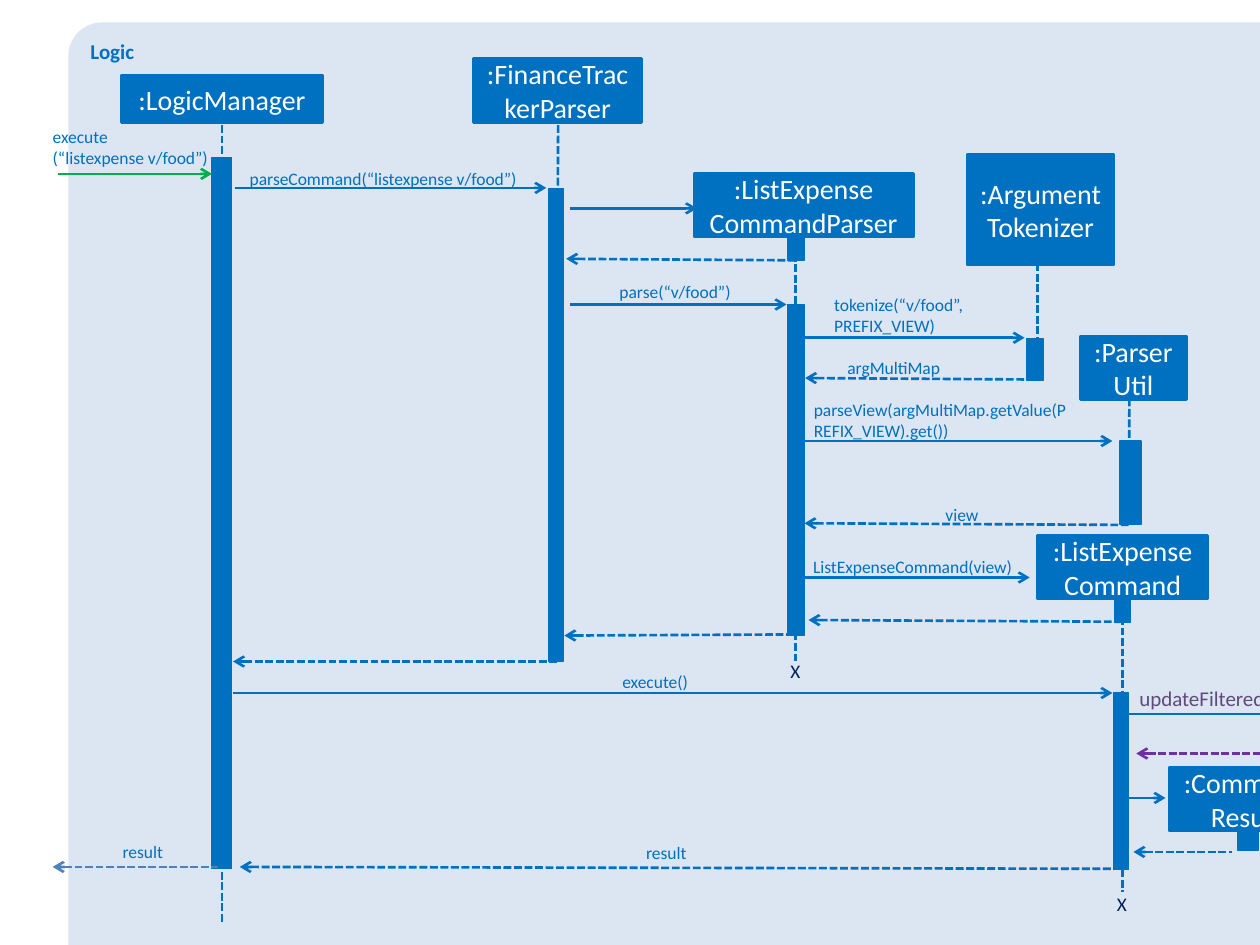
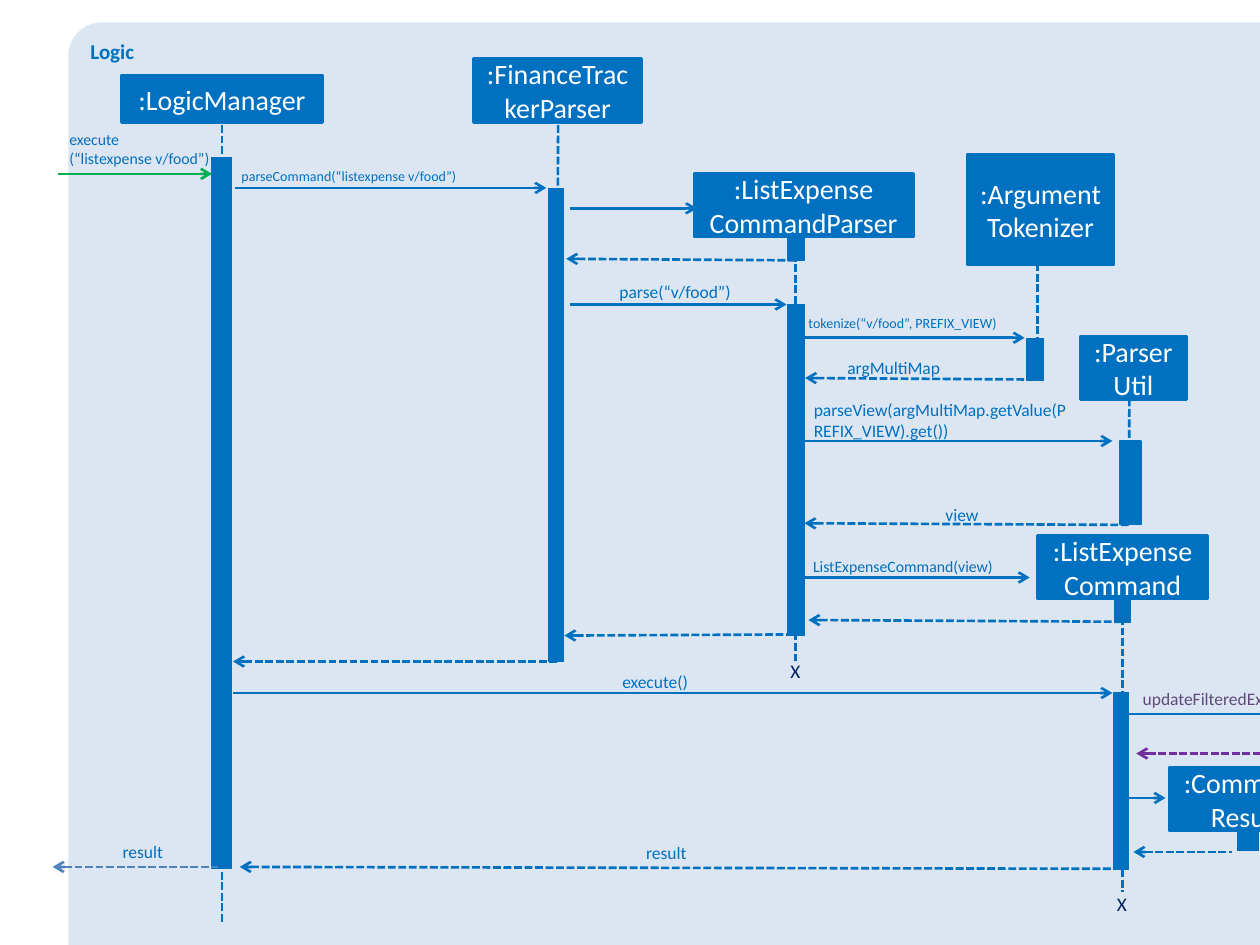
Before and after one commit to zht96830/main, a slide deck: slide 1 of docs/diagrams/ListExpenseSequenceDiagram.pptx. Drawn at 1260x945 pixels with LibreOffice and Linux fonts; fonts in the diff are those of the drawing. Boxes give left, top, right and bottom in pixels: in the first picture for what was removed or moved away, otherwise in the second. Text is boxed around its words. In the diff, an @@ line names an element or a change of style, - is before the commit and + after.

Commit message:
Update ListExpenseSequenceDiagram

```diff
--- a/docs/diagrams/ListExpenseSequenceDiagram.pptx
+++ b/docs/diagrams/ListExpenseSequenceDiagram.pptx
@@ text "execute" at (69, 135, 209, 169): size 10 to 9 pt @@
@@ text "execute": place and size @@
-text "execute" at (53, 132, 208, 169)
+text "execute" at (69, 135, 209, 169)
@@ text "parseCommand(“listexpense v/food”)": place and size @@
-text "parseCommand(“listexpense v/food”)" at (250, 172, 517, 189)
+text "parseCommand(“listexpense v/food”)" at (241, 171, 456, 184)
@@ text "parseCommand(“listexpense v/food”)" at (241, 171, 456, 184): size 10 to 8 pt @@
@@ text "tokenize(“v/food”, PREFIX_VIEW)" at (808, 318, 996, 330): size 10 to 8 pt @@
@@ text "tokenize(“v/food”, PREFIX_VIEW)": place and size @@
-text "tokenize(“v/food”, PREFIX_VIEW)" at (834, 298, 963, 335)
+text "tokenize(“v/food”, PREFIX_VIEW)" at (808, 318, 996, 330)
@@ text "ListExpenseCommand(view)" at (813, 560, 993, 575): size 10 to 9 pt @@
@@ text "updateFilteredExpense(predicate)": place and size @@
-text "updateFilteredExpense(predicate)" at (1124, 685, 1260, 713)
+text "updateFilteredExpense(predicate)" at (1135, 688, 1260, 709)
@@ text "updateFilteredExpense(predicate)" at (1135, 688, 1260, 709): size 12 to 10 pt @@
```
Also in this commit, not shown: 1 other file.
